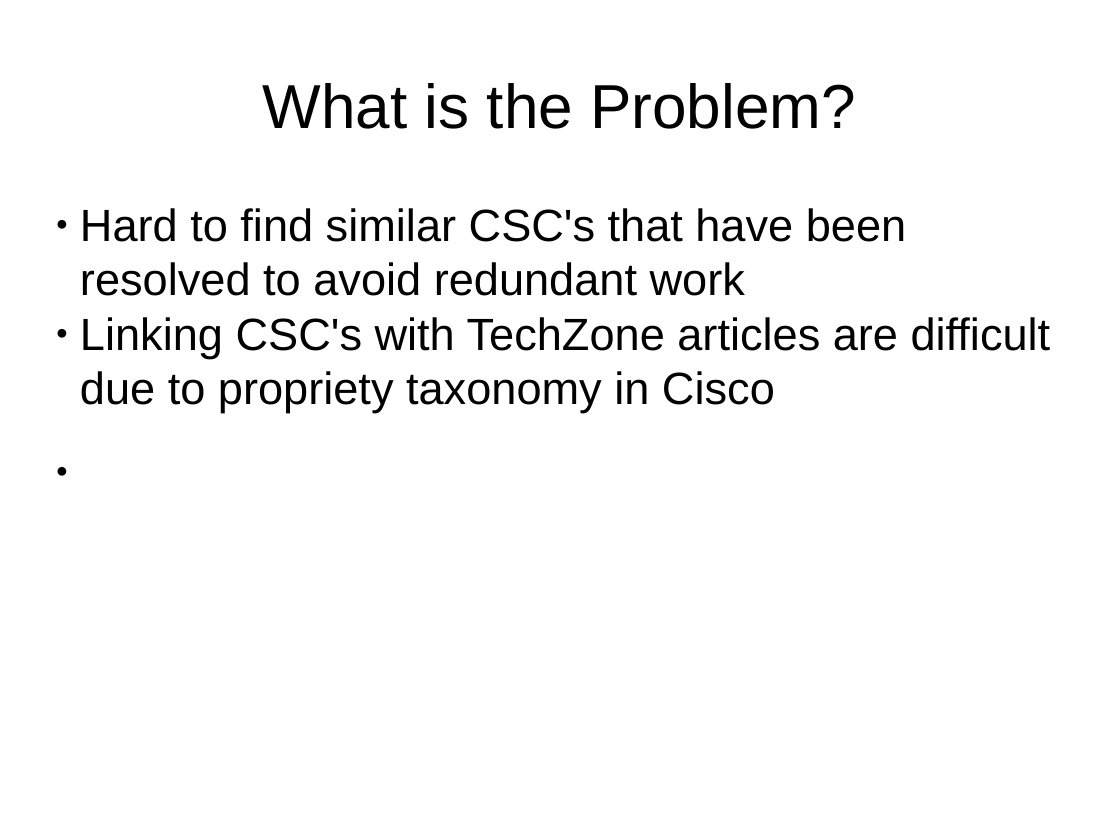
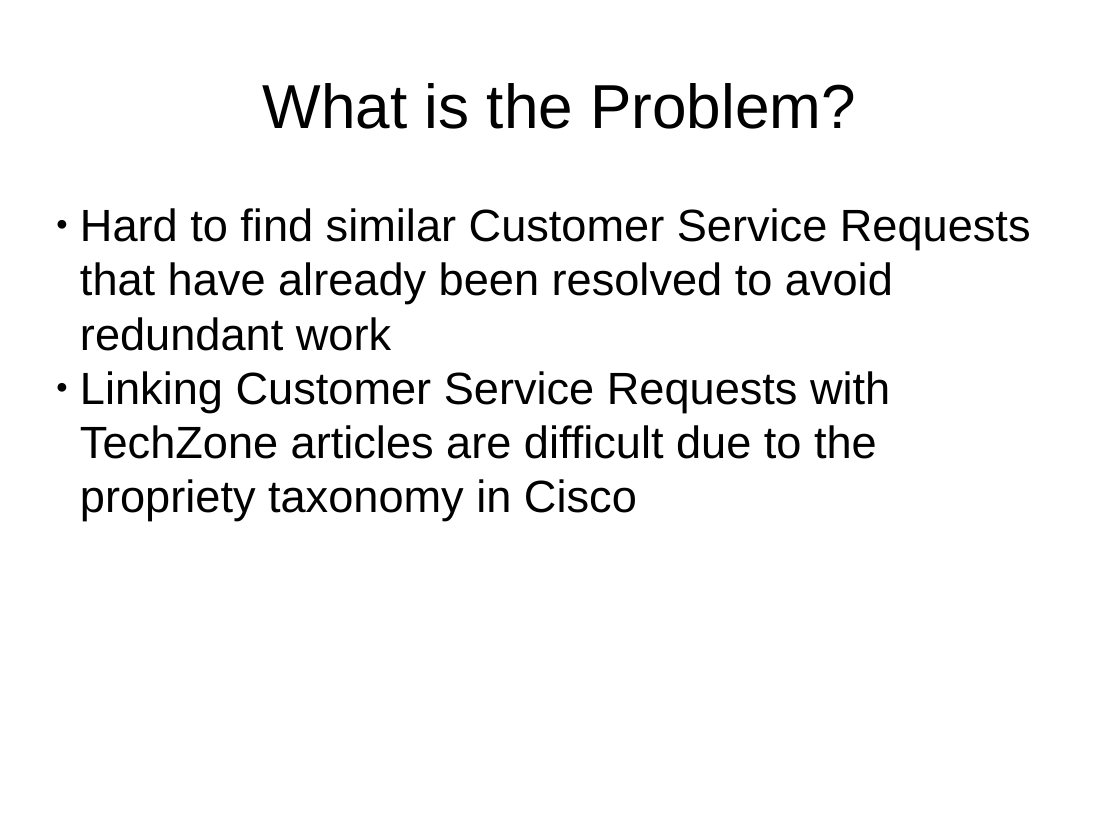
Before and after one commit to lelakshm/texata2015-hackathon, a slide deck: slide 2 of skanajan/Texata Finals.pptx. Drawn at 1120x840 pixels with LibreOffice and Linux fonts; fonts in the diff are those of the drawing. Boxes give left, top, right and bottom in pixels: in the first picture for what was removed or moved away, otherwise in the second. Text is boxed around its words. In the diff, an @@ line names an element or a change of style, - is before the commit and + after.

```diff
--- a/skanajan/Texata Finals.pptx
+++ b/skanajan/Texata Finals.pptx
@@ text at [80,208,1031,521]: text changed @@
-● Hard to find similar CSC's that have been resolved to avoid redundant work
-● Linking CSC's with TechZone articles are difficult due to propriety taxonomy in Cisco
+● Hard to find similar Customer Service Requests that have already been resolved to avoid redundant work
+● Linking Customer Service Requests with TechZone articles are difficult due to the propriety taxonomy in Cisco
```
Also in this commit, not shown: 2 other slides changed, 3 slides added, 2 slides removed.
